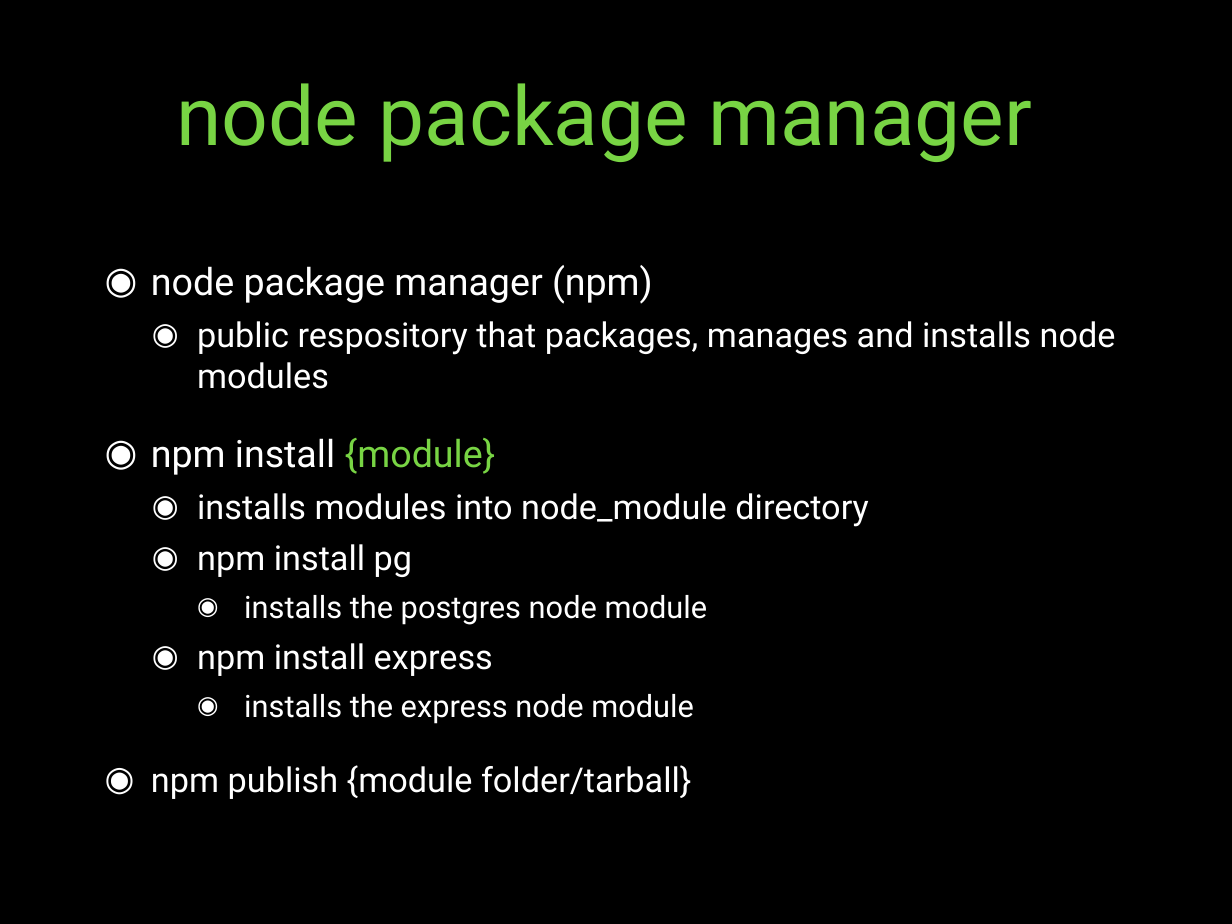
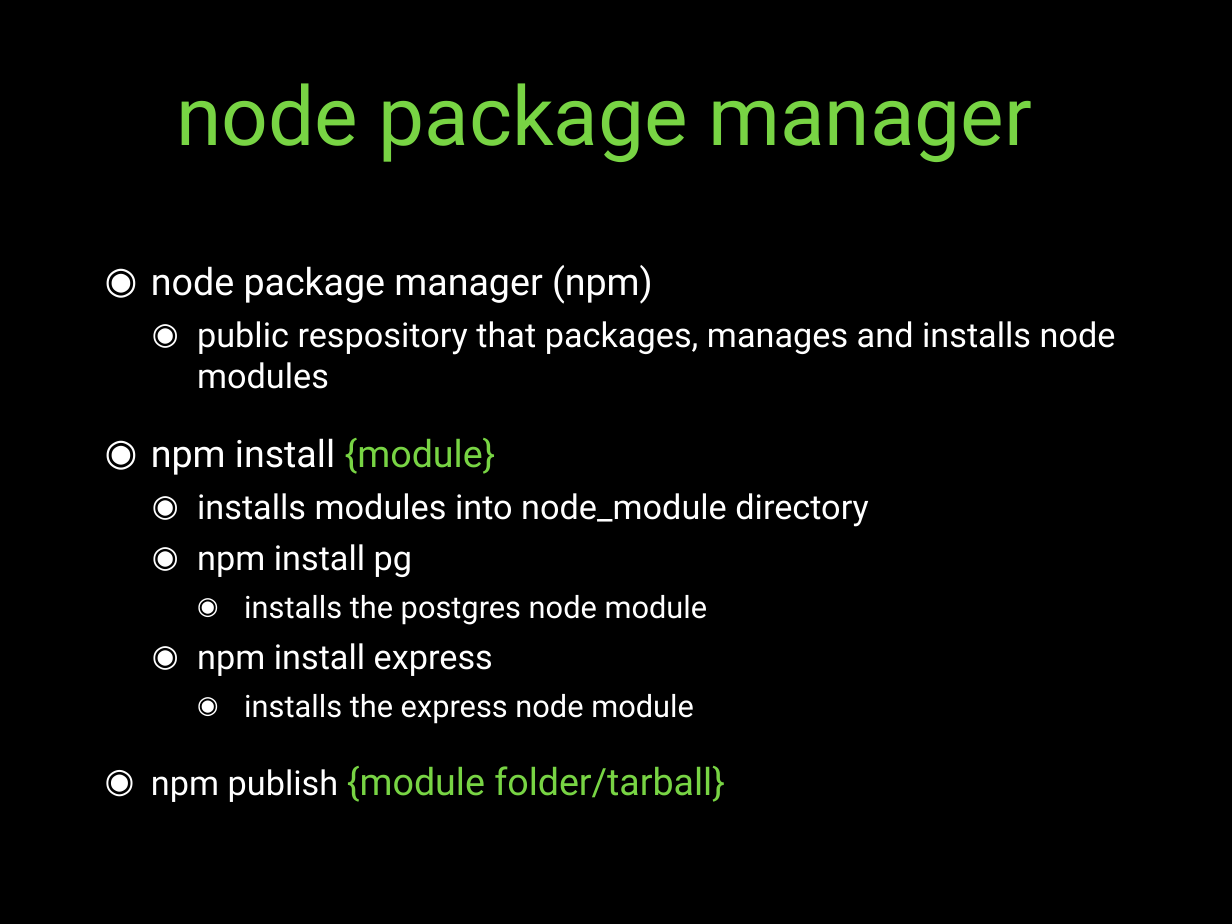
Before and after one commit to jeremyrambo/node-brownbag, a slide deck: slide 21 of nodejs/nodejs-introduction.pptx (slide 18 before the commit). Drawn at 1232x924 pixels with LibreOffice and Linux fonts; fonts in the diff are those of the drawing; background and template pictures are left out. Boxes give left, top, right and bottom in pixels: in the first picture for what was removed or moved away, otherwise in the second. Text is boxed around its words. In the diff, an @@ line names an element or a change of style, - is before the commit and + after.

```diff
--- a/nodejs/nodejs-introduction.pptx
+++ b/nodejs/nodejs-introduction.pptx
@@ text at [151, 766, 725, 802]: size 20 to 22 pt, text colour #FFFFFF to #78D444 in "{module folder/tarball}" @@
```
Also in this commit, not shown: 6 other slides changed.
